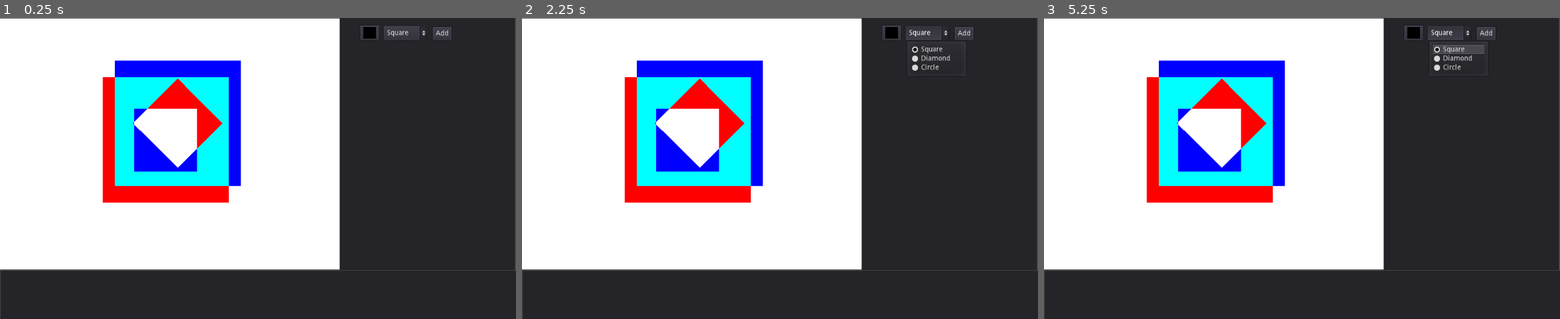
Above: before the commit, frames 1-3 (left to right).
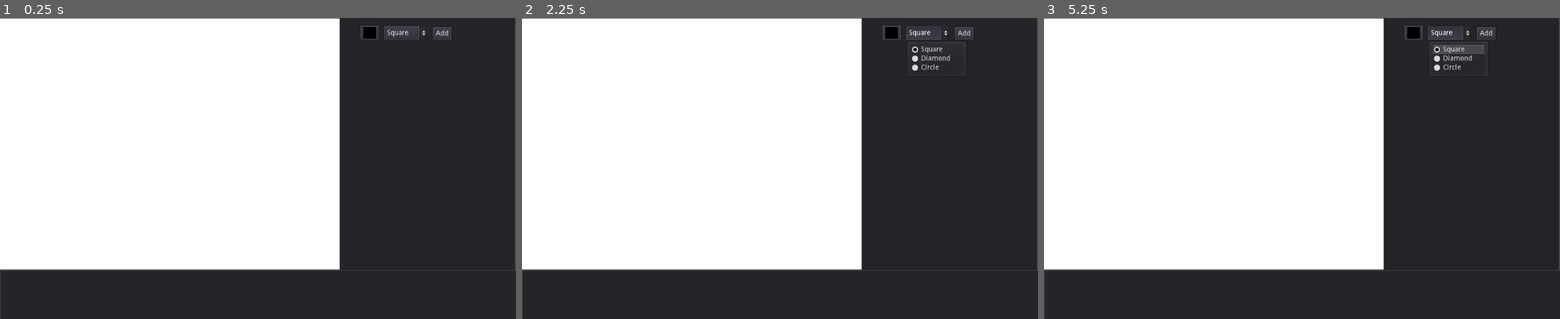
Above: after the commit, the same moments.

Repository: ianfabs/GodotStencils
Game: Godot game, scene res://Stage.tscn
Two runs of this game, one before a commit and one after it. Both use one fixed random seed, a clock stepped at 60 frames per second and the inputs below.
Inputs:
- Up to frame 1 (0.25 s): no input
- Up to frame 2 (2.25 s): click "Square" at 0.5 s; click "Add" at 1.25 s; click "Square" at 2 s
- Up to frame 3 (5.25 s): click "Add" at 2.75 s; click "Square" at 3.5 s; click "Add" at 4.25 s; tap Enter at 5 s

The runs differ from the first frame. In frame 1, 11% of the frame differs, in the area x 19-47%, y 14-62%; in frame 2, 11%; in frame 3, 11%.
Error after the commit: Invalid type in function 'draw_polygon' in base 'Node2D (CustomStencil.gd)'. Cannot convert argument 1 from Object to PoolVector2Array. (res://CustomStencil.gd…

Commit message:
discover new kind of stencil magic

Diff:
--- a/CustomStencil.gd
+++ b/CustomStencil.gd
@@ -22,7 +22,6 @@
 
 func _ready():
 	update()
-	pass # Replace with function body.
 
 func draw_stencil(stencil):
 	match stencil:
@@ -54,50 +53,38 @@
 # Called every frame. 'delta' is the elapsed time since the previous frame.
 func _process(delta):
 	material.set_shader_param("color", color)
-	update()
-
-func draw_square_with_cutout(cutoutShape: PoolVector2Array, color):
-	var colors = PoolColorArray([color])
-	var square = PoolVector2Array([vec2(0,0), vec2(100, 0), vec2(100,100), vec2(0, 100)])
-	var square2 = PoolVector2Array([
-		vec2(0,0), vec2(100, 0), vec2(100,100), vec2(0, 100),
-		vec2(0, 75), vec2(75,75), vec2(75,25), vec2(25,25), vec2(25,75), vec2(0,75)
-	])
-	var sq3_len = vec2(14.35534, 85.35534)
-	var d_sq3 = dist(vec2(50,sq3_len.y), vec2(sq3_len.y,50))
-	var d_sq2 = dist(vec2(75,75), vec2(75,25))
-	print('sq3 side len = ', d_sq3)
-	print('sq2 side len = ', d_sq2)
-	if d_sq3 < d_sq2: print('too short')
-	elif d_sq3 > d_sq2: print('too big')
-	else: print('equal')
-	# diamond
-	var square3 = PoolVector2Array([
-		vec2(0,0), vec2(100, 0), vec2(100,100), vec2(0, 100),
-		vec2(0, sq3_len.y), vec2(50,sq3_len.y), vec2(sq3_len.y,50), vec2(50,sq3_len.x), vec2(sq3_len.x,50), vec2(50,sq3_len.y), vec2(0, sq3_len.y)
-	])
-	# circle
-	var nb_points = 12
-	var radius = 10
-	var center = vec2(50,50)
-	var square4 = PoolVector2Array([ ])
-#		vec2(0,0), vec2(100, 0), vec2(100,100), vec2(0, 100),
-#	])
-#	square4.push_back(center)
-#	for i in range(nb_points + 1):
-#		var angle_point = deg2rad(angle_from + i * (angle_to - angle_from) / nb_points - 90)
-#		square4.push_back(center + Vector2(cos(angle_point), sin(angle_point)) * radius * 2)
-	for i in range(nb_points+1):
-		var angle_point = deg2rad(angle_from + i * (angle_to - angle_from) / nb_points - 90)
-		square4.push_back(center + Vector2(cos(angle_point), sin(angle_point)) * radius)
-	draw_polygon(square2, colors)
-	draw_polygon(square4, [Color(0,0,0,1)])
+#	update()
 
 func draw_sq_w_cutout(shape: PoolVector2Array, color):
 	var colors = PoolColorArray([color])
 	var square = PoolVector2Array([vec2(0,0), vec2(side_length, 0), vec2(side_length,side_length), vec2(0, side_length)])
-	draw_polygon(square, colors)
-	draw_polygon(shape, [Color(0,0,0,1)])
+	var a = Polygon2D.new()
+	a.polygon = square
+	a.color = color
+	a.antialiased = true
+	var b = Polygon2D.new()
+	b.polygon = shape
+	b.color = Color(1,1,1,1.0)
+	b.antialiased = true
+	var res = Geometry.clip_polygons_2d(a.polygon, b.polygon)
+	print(res[0])
+	print(res[1])
+	if Geometry.is_polygon_clockwise(res[0]):
+		print("res 0 is cutout!")
+		draw_polygon(res[0], colors)
+	elif Geometry.is_polygon_clockwise(res[1]):
+		print("res 1 is cutout!")
+		var resPG = Polygon2D.new()
+		resPG.polygon = res[1]
+		resPG.invert_enable = true
+		draw_polygon(resPG, colors)
+	else:
+		draw_polygon(square, colors)
+		draw_polygon(shape, [Color(0,0,0,1)])
+
+#	draw_polygon(square, colors)
+#	draw_polygon(shape, [Color(0,0,0,1)])
+
 
 func dist(pt1, pt2): return sqrt(pow(pt2.x - pt1.x,2) + pow(pt2.y - pt1.y,2))
 
--- a/CustomStencil.tscn
+++ b/CustomStencil.tscn
@@ -13,5 +13,3 @@
 material = SubResource( 2 )
 z_as_relative = false
 script = ExtResource( 1 )
-type = "diamond"
-side_length = 250.0
--- /dev/null
+++ b/PolygonStencil.gd
@@ -0,0 +1,62 @@
+extends Node2D
+
+
+export (Color) var color = Color(1,0,0,1)
+export (String, "square", "diamond", "circle") var type = "square"
+export (int, "small", "big") var size = 0
+export (float) var side_length = 100
+
+func vec2(x, y): return Vector2(x, y)
+
+var rotation_angle = 50
+var angle_from = 0
+var angle_to = 360
+
+# Called when the node enters the scene tree for the first time.
+func _ready():
+	$Res.color = $A.color
+	set_hole_type(type)
+	compute_diff()
+
+func set_hole_type(stencil):
+#	side_length = $A.polygon[1].x
+	match stencil:
+		"square":
+			var l = side_length/2
+			var fq = side_length/4
+			var lq = fq*3
+			$B.polygon = PoolVector2Array([
+				vec2(fq,fq),vec2(lq,fq),vec2(lq,lq),vec2(fq,lq)
+			])
+		"diamond":
+			var f = vec2(14.35534/100, 85.35534/100)
+			var fq = side_length/4
+			var lq = fq*3
+			var l = side_length/2
+			var sq = PoolVector2Array([vec2(fq,fq),vec2(lq,fq),vec2(lq,lq),vec2(fq,lq)])
+			var dm = PoolVector2Array([vec2(l,(side_length*f.x)), vec2((side_length*f.y),l), vec2(l,(side_length*f.y)), vec2((side_length*f.x),l)])
+			$B.polygon = dm
+		"circle":
+			var nb_points = 64
+			var points_arc = PoolVector2Array()
+			var center = vec2(side_length/2,side_length/2)
+			var radius = center.x/2
+			for i in range(nb_points + 1):
+				var angle_point = deg2rad(angle_from + i * (angle_to-angle_from) / nb_points - 90)
+				points_arc.push_back(center + Vector2(cos(angle_point), sin(angle_point)) * radius)
+			$B.polygon = points_arc
+
+func compute_diff():
+	var res = Geometry.clip_polygons_2d($A.polygon, $B.polygon)
+	print(res)
+	print(is_hole(res[0]))
+	print(is_hole(res[1]))
+	$Res.polygon = res[1]
+
+# Called every frame. 'delta' is the elapsed time since the previous frame.
+func _process(delta):
+	pass
+
+
+func is_hole(shape: PoolVector2Array):
+	return Geometry.is_polygon_clockwise(shape)
--- /dev/null
+++ b/PolygonStencil.tscn
@@ -0,0 +1,20 @@
+[gd_scene load_steps=2 format=2]
+
+[ext_resource path="res://PolygonStencil.gd" type="Script" id=1]
+
+[node name="Stencil" type="Node2D"]
+script = ExtResource( 1 )
+type = "diamond"
+
+[node name="A" type="Polygon2D" parent="."]
+visible = false
+color = Color( 1, 0, 0, 1 )
+polygon = PoolVector2Array( 0, 0, 0, 350, 350, 350, 350, 0 )
+
+[node name="B" type="Polygon2D" parent="."]
+visible = false
+position = Vector2( 0, 2 )
+polygon = PoolVector2Array( 175, 87.5, 87.5, 175, 175, 262.5, 262.5, 175 )
+
+[node name="Res" type="Polygon2D" parent="."]
+invert_enable = true
